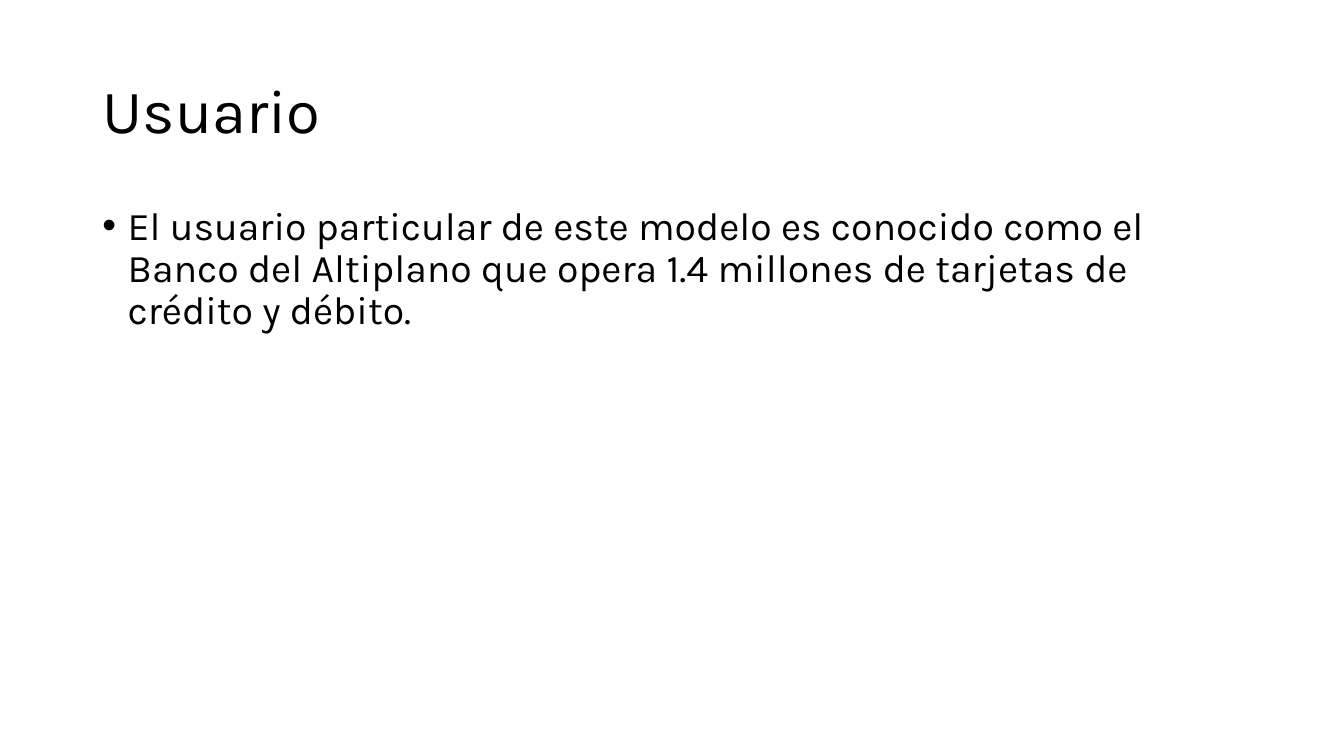
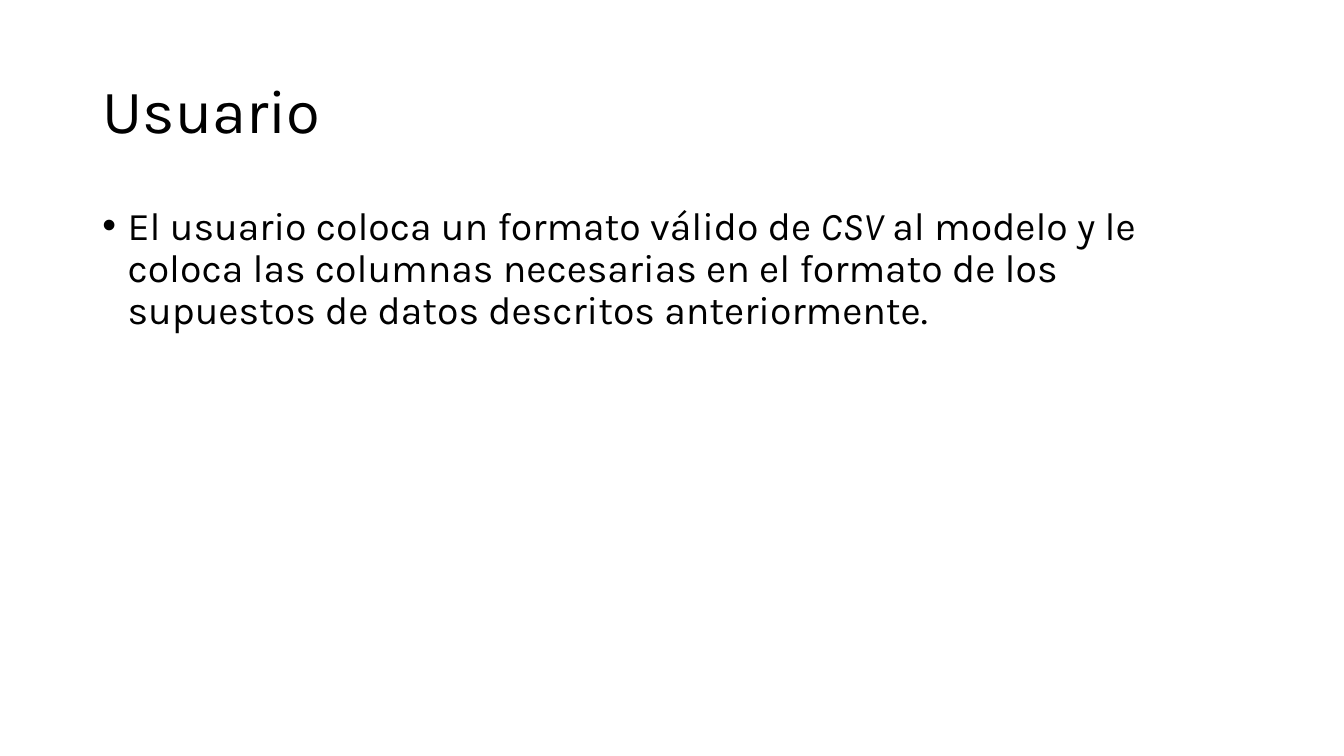
Before and after one commit to ricrod01/PROYECTO_4_DL, a slide deck: slide 4 of docs/Presentacion_Proyecto4.pptx. Drawn at 1344x756 pixels with LibreOffice and Linux fonts; fonts in the diff are those of the drawing. Boxes give left, top, right and bottom in pixels: in the first picture for what was removed or moved away, otherwise in the second. Text is boxed around its words. In the diff, an @@ line names an element or a change of style, - is before the commit and + after.

Commit message:
Actualización de presentacion

```diff
--- a/docs/Presentacion_Proyecto4.pptx
+++ b/docs/Presentacion_Proyecto4.pptx
@@ text at (128,210,1136,334): text changed @@
-• El usuario particular de este modelo es conocido como el Banco del Altiplano que opera 1.4 millones de tarjetas de crédito y débito.
+• El usuario coloca un formato válido de CSV al modelo y le coloca las columnas necesarias en el formato de los supuestos de datos descritos anteriormente.
```
